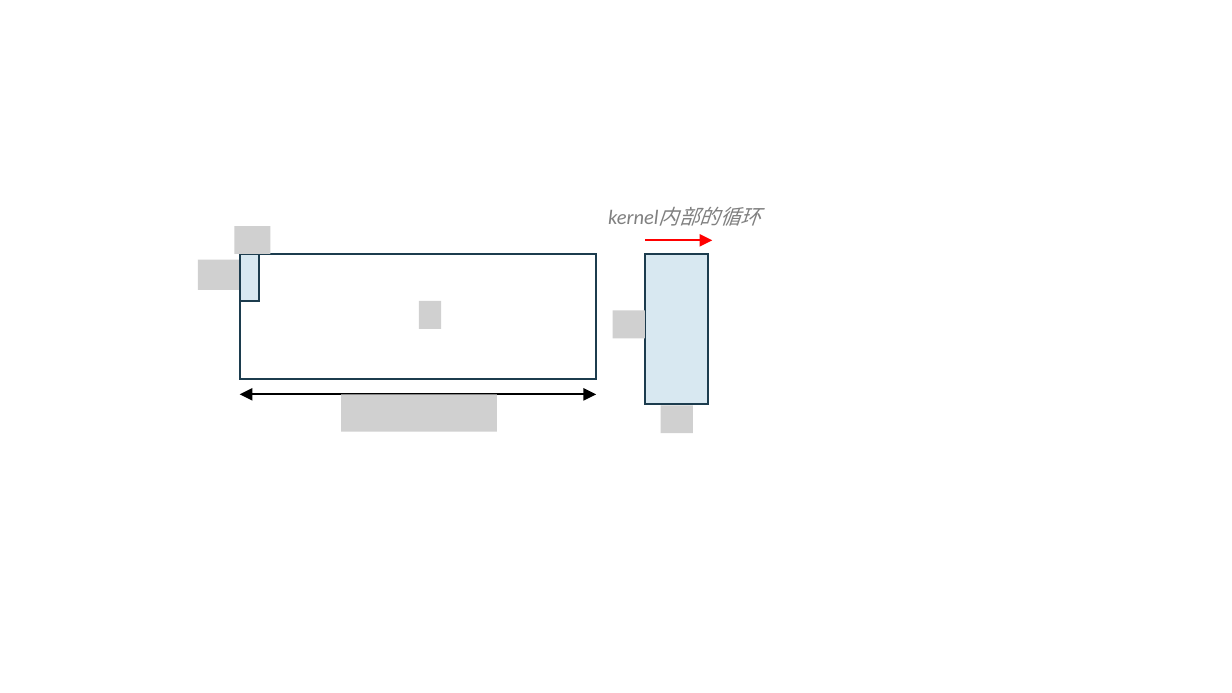
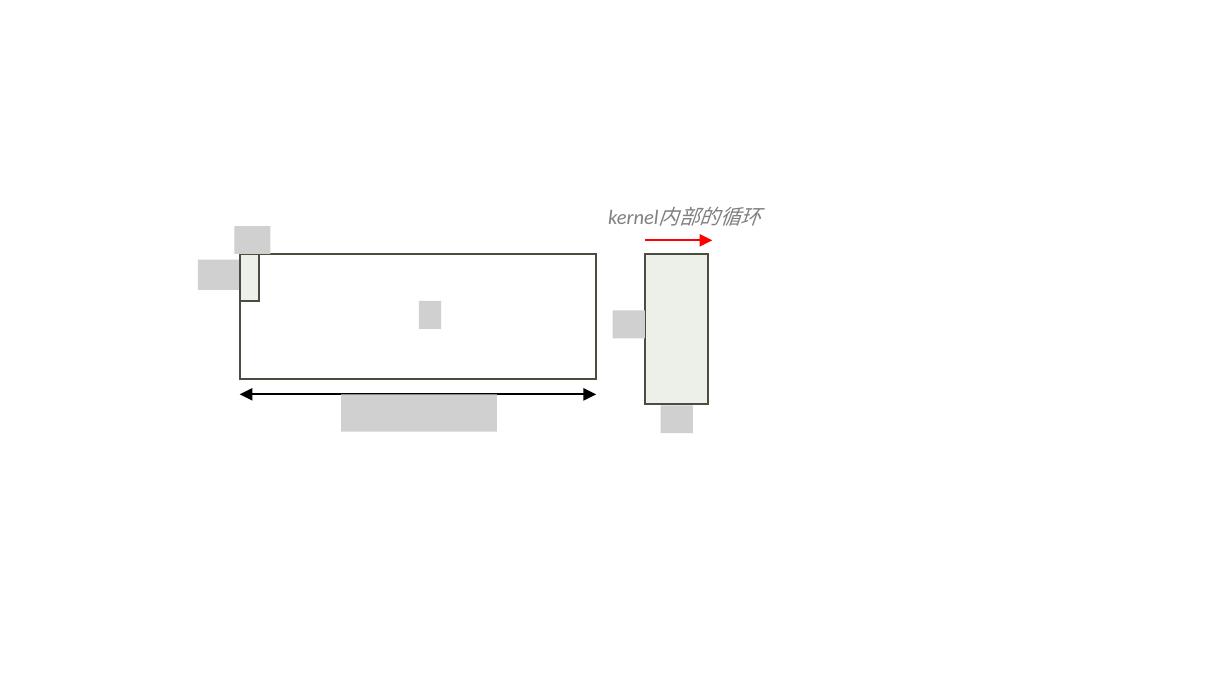
Before and after one commit to lcy-seso/Tiled-EfficientAttention, a slide deck: slide 3 of gla/figures/gated_linear_attention.pptx. Drawn at 1232x693 pixels with LibreOffice and Linux fonts; fonts in the diff are those of the drawing; grey boxes stand for pictures. Boxes give left, top, right and bottom in pixels: in the first picture for what was removed or moved away, otherwise in the second. Text is boxed around its words. In the diff, an @@ line names an element or a change of style, - is before the commit and + after.

```diff
--- a/gla/figures/gated_linear_attention.pptx
+++ b/gla/figures/gated_linear_attention.pptx
@@ rectangle at (x1=239, y1=254, x2=596, y2=380): outline #1C3C4E 1.5 pt to #484F40 1.5 pt @@
@@ rectangle at (x1=239, y1=254, x2=259, y2=301): fill #D8E8F1 to #EDF0E9; outline #1C3C4E 1.5 pt to #484F40 1.5 pt @@
@@ rectangle at (x1=645, y1=254, x2=708, y2=405): fill #D8E8F1 to #EDF0E9; outline #1C3C4E 1.5 pt to #484F40 1.5 pt @@
```
Also in this commit, not shown: 5 other slides changed, 4 other files.
